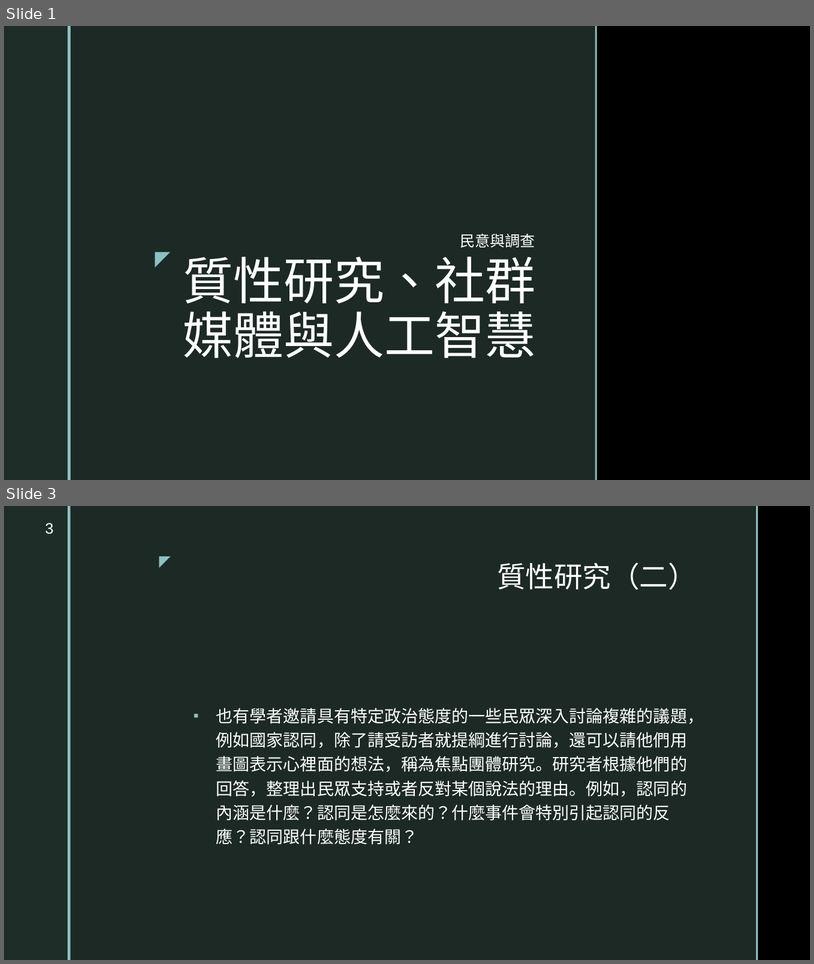
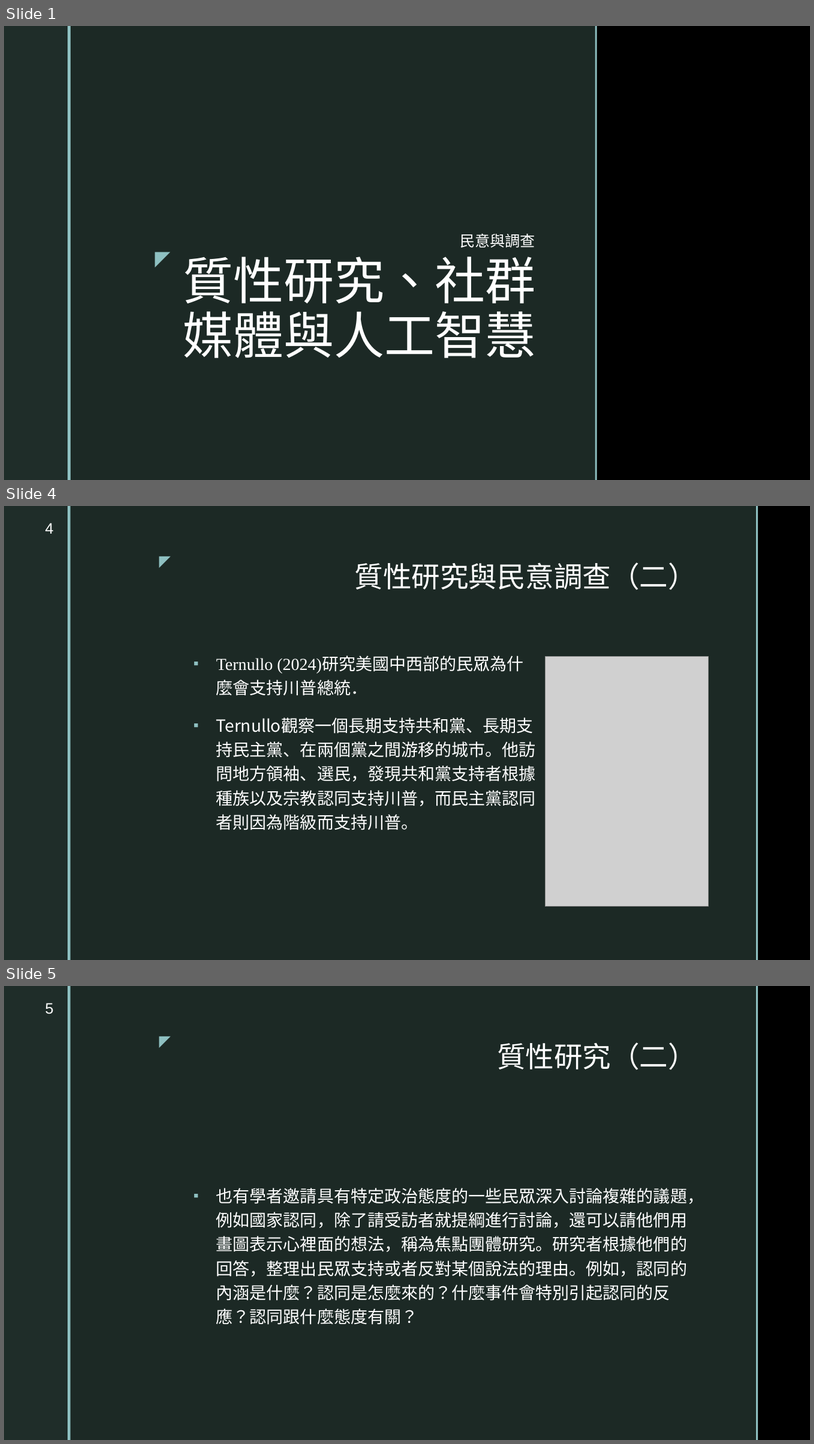
Before and after one commit to TsaiChiahung/PublicOpinion2026, a slide deck: 投影片/民意與調查Week12.pptx. Shown one above the other, each under a label of ours: slides 1 and 3 before the commit, slides 1, 4 and 5 after it; the slides between them are not shown. The pictures are 814x964 and 814x1444 pixels, drawn with LibreOffice and Linux fonts; fonts in the diff are those of the drawing; grey boxes stand for pictures; background and template pictures are left out. Boxes give left, top, right and bottom in pixels: in the first picture for what was removed or moved away, otherwise in the second. Text is boxed around its words. In the diff, an @@ line names an element or a change of style, - is before the commit and + after.

```diff
--- a/投影片/民意與調查Week12.pptx
+++ b/投影片/民意與調查Week12.pptx
@@ slide 4 added at <box>4,506,810,960</box>, background picture (left out); not listed: 5 template elements that a slide beside it also shows @@
@@ page number added at <box>45,523,54,534</box>, 18 pt, text #FFFFFF @@
+4
@@ title added at <box>355,562,697,590</box>, 34 pt, text #FFFFFF @@
+質性研究與民意調查（二）
@@ text added at <box>216,657,536,830</box>, 20 pt, text #FFFFFF @@
+▪ Ternullo (2024)研究美國中西部的民眾為什麼會支持川普總統．
+▪ Ternullo觀察一個長期支持共和黨、長期支持民主黨、在兩個黨之間游移的城市。他訪問地方領袖、選民，發現共和黨支持者根據種族以及宗教認同支持川普，而民主黨認同者則因為階級而支持川普。
@@ picture added at <box>545,657,709,906</box> @@
@@ what was slide 3 is now slide 5 @@
@@ page number at <box>45,1003,54,1014</box>: text changed @@
-3
+5
```
Also in this commit, not shown: 3 slides changed, 17 other slides added.
